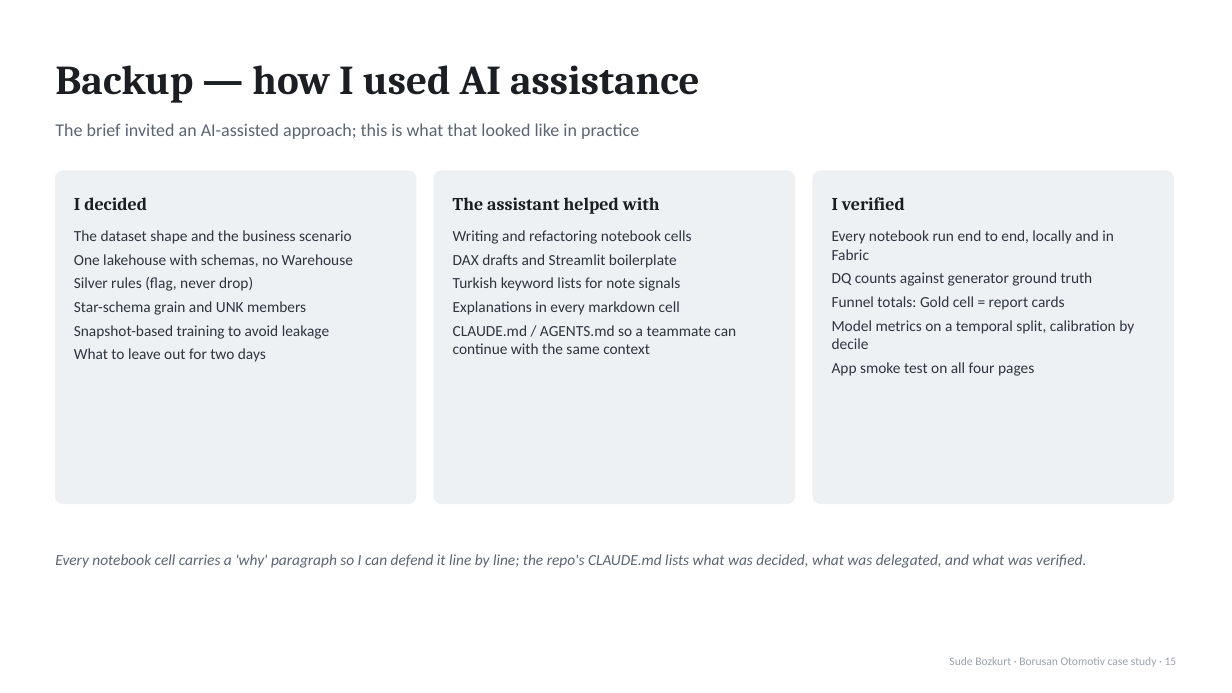
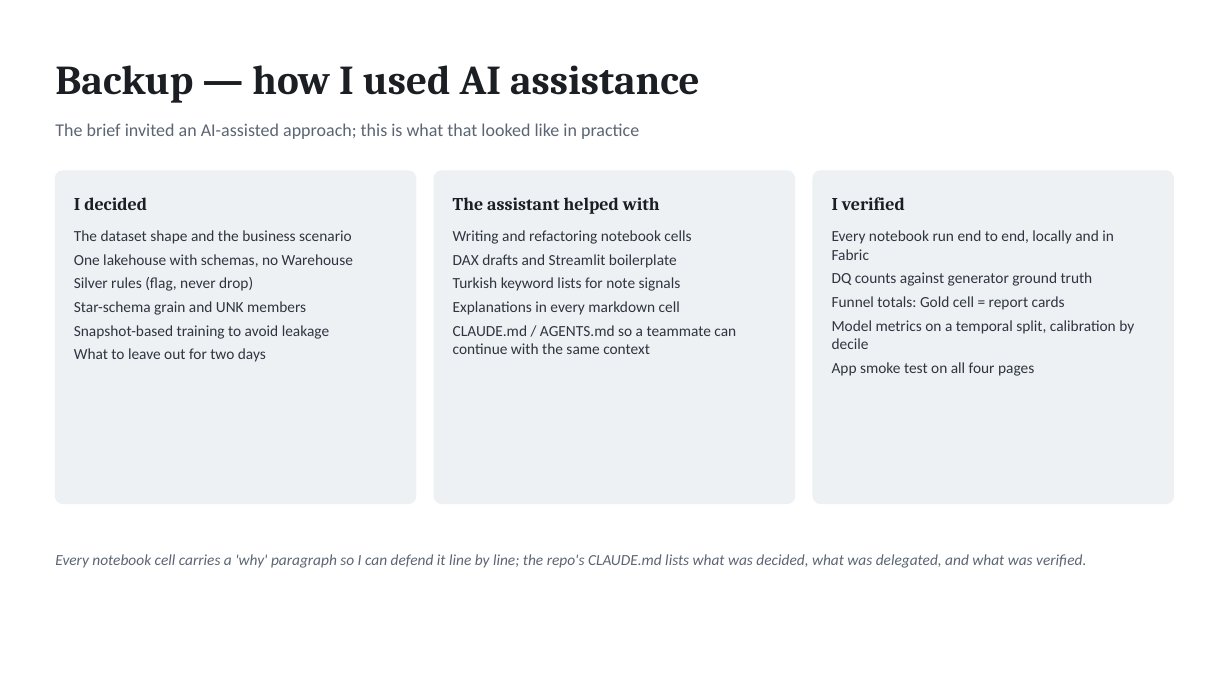
Before and after one commit to sudebzkrt/borusan-lead-to-sale-case, a slide deck: slide 15 of presentation.pptx. Drawn at 1232x693 pixels with LibreOffice and Linux fonts; fonts in the diff are those of the drawing. Boxes give left, top, right and bottom in pixels: in the first picture for what was removed or moved away, otherwise in the second. Text is boxed around its words. In the diff, an @@ line names an element or a change of style, - is before the commit and + after.

```diff
--- a/presentation.pptx
+++ b/presentation.pptx
@@ text removed at (x1=949, y1=657, x2=1177, y2=667) @@
-Sude Bozkurt · Borusan Otomotiv case study · 15
```
Also in this commit, not shown: 3 other slides changed, 1 other file.
